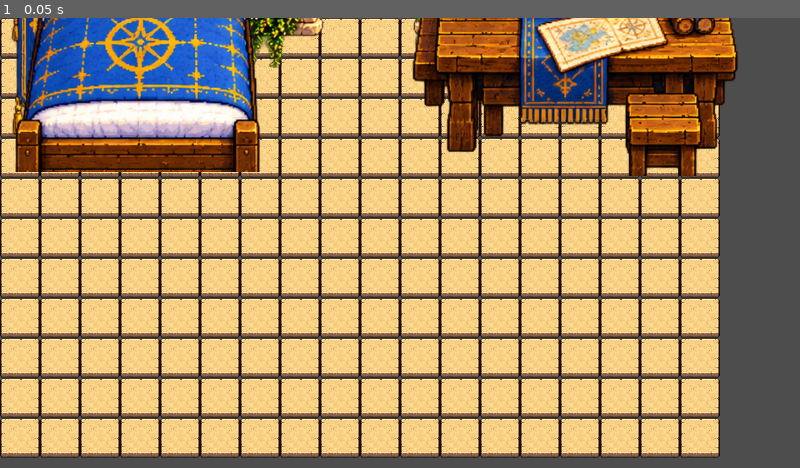
Above: before the commit, frame 1.
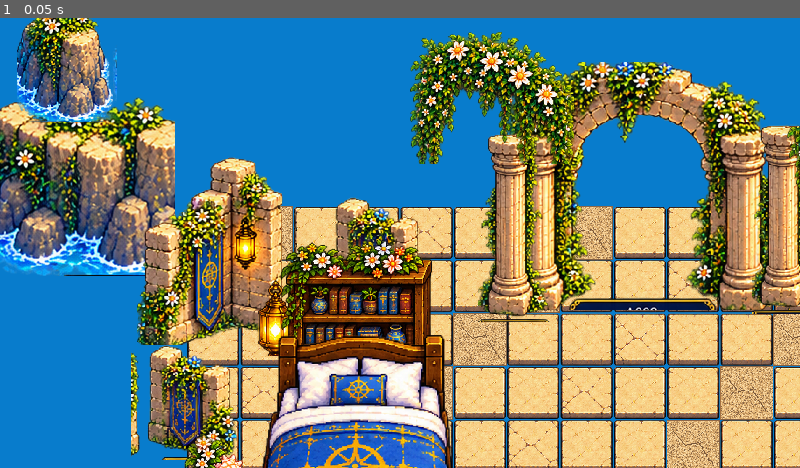
Above: after the commit, the same moment.

Repository: shero92/skl-SF
Game: Godot game, scene res://scenes/main.tscn
The game is run twice, just before and just after one commit, with the same random seed, the same clock (stepped at 60 frames per second) and the same inputs.
Inputs:
- Up to frame 1 (0.05 s): no input

The runs differ from the first frame. In frame 1, 91% of the frame differs, in the area x 0-100%, y 0-100%.

Commit message:
Compose modular seaside hero room from indexed art and configurable collisions

Diff:
--- a/map_factory/rooms/hero_room.json
+++ b/map_factory/rooms/hero_room.json
@@ -1,36 +1,436 @@
 {
   "room_id": "hero_room_01",
-  "tile_size": 48,
+  "description": "Seaside sanctuary starter composition. Existing atlas-cut art is unreviewed; layout is reusable.",
+  "canvas_size": [
+    1536,
+    1024
+  ],
+  "background_color": "#087ccc",
+  "tile_size": 64,
   "size": [
-    18,
-    11
+    17,
+    10
+  ],
+  "ground_offset": [
+    224,
+    226
+  ],
+  "floor_ids": [
+    "F001",
+    "F001",
+    "F002",
+    "F001",
+    "F001",
+    "F003"
+  ],
+  "tile_overrides": [
+    {
+      "x": 4,
+      "y": 5,
+      "id": "F006"
+    },
+    {
+      "x": 12,
+      "y": 5,
+      "id": "F010"
+    }
+  ],
+  "background_objects": [
+    {
+      "id": "E004",
+      "x": 75,
+      "y": 310,
+      "scale": 1.2
+    },
+    {
+      "id": "E001",
+      "x": 1460,
+      "y": 320,
+      "scale": 1.3
+    },
+    {
+      "id": "E005",
+      "x": 1395,
+      "y": 160,
+      "scale": 0.9
+    },
+    {
+      "id": "E002",
+      "x": 80,
+      "y": 125,
+      "scale": 0.8
+    }
+  ],
+  "ground_overlays": [
+    {
+      "id": "F014",
+      "instance_id": "MainCompass",
+      "x": 675,
+      "y": 590,
+      "scale": 0.42
+    },
+    {
+      "id": "P005",
+      "instance_id": "BedRug",
+      "x": 406,
+      "y": 725,
+      "scale": 0.68
+    },
+    {
+      "id": "P005",
+      "instance_id": "DeskRug",
+      "x": 1190,
+      "y": 730,
+      "scale": 0.7
+    }
+  ],
+  "back_objects": [
+    {
+      "id": "A005",
+      "instance_id": "ArchMain",
+      "x": 776,
+      "y": 350,
+      "scale": 1.05
+    },
+    {
+      "id": "W001",
+      "x": 260,
+      "y": 393,
+      "scale": 0.95
+    },
+    {
+      "id": "W003",
+      "x": 450,
+      "y": 352,
+      "scale": 0.9
+    },
+    {
+      "id": "W002",
+      "x": 1160,
+      "y": 352,
+      "scale": 0.9
+    },
+    {
+      "id": "W014",
+      "x": 1335,
+      "y": 420,
+      "scale": 0.95
+    },
+    {
+      "id": "W015",
+      "x": 222,
+      "y": 530,
+      "scale": 0.88
+    },
+    {
+      "id": "W015",
+      "x": 1332,
+      "y": 520,
+      "scale": 0.88
+    },
+    {
+      "id": "A007",
+      "x": 617,
+      "y": 365,
+      "scale": 0.84
+    },
+    {
+      "id": "A012",
+      "x": 945,
+      "y": 355,
+      "scale": 0.84
+    },
+    {
+      "id": "V001",
+      "x": 590,
+      "y": 175,
+      "scale": 0.64
+    },
+    {
+      "id": "V007",
+      "x": 995,
+      "y": 241,
+      "scale": 0.64
+    },
+    {
+      "id": "D007",
+      "x": 331,
+      "y": 406,
+      "scale": 0.65
+    },
+    {
+      "id": "D007",
+      "x": 1236,
+      "y": 392,
+      "scale": 0.65
+    }
   ],
   "objects": [
     {
       "id": "P001",
-      "x": 165,
-      "y": 185
+      "instance_id": "HeroBed",
+      "x": 423,
+      "y": 674,
+      "scale": 0.87,
+      "collision": {
+        "enabled": true,
+        "size": [
+          184,
+          58
+        ],
+        "offset": [
+          0,
+          -31
+        ]
+      },
+      "shadow": {
+        "type": "bed",
+        "offset_x": 0,
+        "offset_y": -5,
+        "opacity": 0.5
+      }
+    },
+    {
+      "id": "P007",
+      "instance_id": "SideTable",
+      "x": 264,
+      "y": 640,
+      "scale": 0.58,
+      "collision": {
+        "enabled": true,
+        "size": [
+          64,
+          36
+        ],
+        "offset": [
+          0,
+          -20
+        ]
+      }
+    },
+    {
+      "id": "P014",
+      "instance_id": "LeftBookshelf",
+      "x": 428,
+      "y": 438,
+      "scale": 0.62,
+      "collision": {
+        "enabled": true,
+        "size": [
+          138,
+          46
+        ],
+        "offset": [
+          0,
+          -23
+        ]
+      }
+    },
+    {
+      "id": "P015",
+      "instance_id": "RightBookshelf",
+      "x": 1120,
+      "y": 457,
+      "scale": 0.65,
+      "collision": {
+        "enabled": true,
+        "size": [
+          118,
+          42
+        ],
+        "offset": [
+          0,
+          -22
+        ]
+      }
     },
     {
       "id": "P008",
-      "x": 690,
-      "y": 190
-    },
-    {
-      "id": "A001",
-      "x": 440,
-      "y": 60
-    },
-    {
-      "id": "V001",
-      "x": 650,
-      "y": 65
-    },
-    {
-      "id": "D001",
-      "x": 70,
-      "y": 140
-    }
-  ],
-  "notes": "Starter demonstration coordinates. Missing sprites intentionally rendered as placeholders; not a faithful reconstruction yet."
+      "instance_id": "WritingTable",
+      "x": 1120,
+      "y": 705,
+      "scale": 0.86,
+      "collision": {
+        "enabled": true,
+        "size": [
+          205,
+          57
+        ],
+        "offset": [
+          0,
+          -26
+        ]
+      },
+      "shadow": {
+        "type": "table",
+        "offset_x": 8,
+        "offset_y": 0,
+        "opacity": 0.35
+      }
+    },
+    {
+      "id": "O001",
+      "instance_id": "VaseByArch",
+      "x": 1025,
+      "y": 477,
+      "scale": 0.48
+    },
+    {
+      "id": "O019",
+      "instance_id": "Astrolabe",
+      "x": 1258,
+      "y": 485,
+      "scale": 0.55
+    },
+    {
+      "id": "O021",
+      "instance_id": "Shell",
+      "x": 1335,
+      "y": 755,
+      "scale": 0.5
+    },
+    {
+      "id": "P017",
+      "instance_id": "TreasureChest",
+      "x": 1320,
+      "y": 780,
+      "scale": 0.75,
+      "collision": {
+        "enabled": true,
+        "size": [
+          74,
+          40
+        ],
+        "offset": [
+          0,
+          -15
+        ]
+      }
+    },
+    {
+      "id": "V017",
+      "x": 1360,
+      "y": 590,
+      "scale": 0.7
+    },
+    {
+      "id": "V013",
+      "x": 340,
+      "y": 824,
+      "scale": 0.63
+    },
+    {
+      "id": "V020",
+      "x": 1190,
+      "y": 863,
+      "scale": 0.55
+    },
+    {
+      "id": "ST011",
+      "instance_id": "EntrancePillarLeft",
+      "x": 645,
+      "y": 902,
+      "scale": 0.75
+    },
+    {
+      "id": "ST012",
+      "instance_id": "EntrancePillarRight",
+      "x": 875,
+      "y": 902,
+      "scale": 0.75
+    },
+    {
+      "id": "ST013",
+      "instance_id": "FrontParapetLeft",
+      "x": 386,
+      "y": 943,
+      "scale": 0.75
+    },
+    {
+      "id": "ST014",
+      "instance_id": "FrontParapetRight",
+      "x": 1142,
+      "y": 943,
+      "scale": 0.8
+    },
+    {
+      "id": "V004",
+      "x": 320,
+      "y": 850,
+      "scale": 0.8
+    },
+    {
+      "id": "V021",
+      "x": 1060,
+      "y": 875,
+      "scale": 0.62
+    }
+  ],
+  "front_objects": [
+    {
+      "id": "V023",
+      "instance_id": "LowerLeftVines",
+      "x": 300,
+      "y": 940,
+      "scale": 0.83,
+      "z_index": 2
+    },
+    {
+      "id": "V024",
+      "instance_id": "LowerRightVines",
+      "x": 1210,
+      "y": 948,
+      "scale": 0.75,
+      "z_index": 2
+    }
+  ],
+  "player_spawn": [
+    770,
+    720
+  ],
+  "interactions": [
+    {
+      "id": "HeroBed",
+      "x": 425,
+      "y": 660,
+      "radius": 112,
+      "speaker": "Hero",
+      "lines": [
+        "This sanctuary is our home.",
+        "I should get ready before we leave."
+      ]
+    },
+    {
+      "id": "WritingTable",
+      "x": 1080,
+      "y": 710,
+      "radius": 126,
+      "speaker": "Hero",
+      "lines": [
+        "Old maps and notes from our adventures.",
+        "There is still much to explore."
+      ]
+    },
+    {
+      "id": "TreasureChest",
+      "x": 1320,
+      "y": 790,
+      "radius": 108,
+      "speaker": "Hero",
+      "lines": [
+        "A sealed treasure chest.",
+        "We may need a key."
+      ]
+    },
+    {
+      "id": "ArchMain",
+      "x": 770,
+      "y": 375,
+      "radius": 135,
+      "speaker": "Hero",
+      "lines": [
+        "The ocean stretches beyond the ancient arch."
+      ]
+    }
+  ]
 }
--- a/map_factory/scripts/asset_factory.gd
+++ b/map_factory/scripts/asset_factory.gd
@@ -6,53 +6,66 @@
 func _init(source: AssetCatalog) -> void:
     catalog = source
 
-func create_asset(asset_id: String) -> Node2D:
-    var record := catalog.get_asset(asset_id)
+func create_asset(asset_id: String, options: Dictionary = {}) -> Node2D:
+    var record: Dictionary = catalog.get_asset(asset_id)
     var root := Node2D.new()
     root.name = asset_id
     if record.is_empty():
         push_warning("Unknown asset: " + asset_id)
         _placeholder(root, asset_id, Vector2(32, 32))
         return root
-    var size_data: Array = record.get("pixel_size", [32, 32])
-    var size := Vector2(float(size_data[0]), float(size_data[1]))
+    var pixel_size: Array = record.get("pixel_size", [64, 64])
+    var size := Vector2(float(pixel_size[0]), float(pixel_size[1]))
     var path := String(record.get("texture_path", ""))
     if path != "" and ResourceLoader.exists(path):
         var sprite := Sprite2D.new()
         sprite.name = "Visual"
-        sprite.texture = load(path)
+        sprite.texture = load(path) as Texture2D
+        sprite.texture_filter = CanvasItem.TEXTURE_FILTER_NEAREST
         sprite.centered = false
         var origin: Array = record.get("origin", [0, 0])
         sprite.position = -Vector2(float(origin[0]), float(origin[1]))
+        sprite.flip_h = bool(options.get("flip_h", false))
         root.add_child(sprite)
     else:
         _placeholder(root, asset_id, size)
-    var shadow_cfg: Dictionary = record.get("shadow", {"type": "none"})
+
+    var shadow_cfg: Dictionary = record.get("shadow", {"type": "none"}).duplicate(true)
+    if options.has("shadow"):
+        shadow_cfg = options["shadow"]
     if String(shadow_cfg.get("type", "none")) != "none":
         root.add_child(ShadowFactory.create_shadow(shadow_cfg, size))
-    var collision_cfg: Dictionary = record.get("collision", {})
+
+    var collision_cfg: Dictionary = record.get("collision", {}).duplicate(true)
+    if options.has("collision"):
+        collision_cfg = options["collision"]
     if collision_cfg.get("enabled", false):
         var body := StaticBody2D.new()
-        body.name = "Collision"
+        body.name = "SolidFootprint"
         var shape := CollisionShape2D.new()
         var rect := RectangleShape2D.new()
-        var dimensions: Array = collision_cfg.get("size", [32, 16])
+        var dims: Array = collision_cfg.get("size", [32, 16])
         var offset: Array = collision_cfg.get("offset", [0, 0])
-        rect.size = Vector2(float(dimensions[0]), float(dimensions[1]))
+        rect.size = Vector2(float(dims[0]), float(dims[1]))
+        shape.position = Vector2(float(offset[0]), float(offset[1]))
         shape.shape = rect
-        shape.position = Vector2(float(offset[0]), float(offset[1]))
         body.add_child(shape)
         root.add_child(body)
     root.set_meta("asset_id", asset_id)
     root.set_meta("category", String(record.get("category", "")))
+    root.set_meta("review_status", String(record.get("status", "planned")))
     return root
 
 func _placeholder(root: Node2D, asset_id: String, size: Vector2) -> void:
     var poly := Polygon2D.new()
-    poly.polygon = PackedVector2Array([Vector2.ZERO, Vector2(size.x, 0), size, Vector2(0, size.y)])
-    poly.color = Color(0.8, 0.1, 0.65, 0.58)
+    var w := minf(90.0, size.x)
+    var h := minf(90.0, size.y)
+    poly.polygon = PackedVector2Array([Vector2(-w/2.0, -h), Vector2(w/2.0, -h),
+        Vector2(w/2.0, 0), Vector2(-w/2.0, 0)])
+    poly.color = Color(0.80, 0.12, 0.65, 0.7)
     root.add_child(poly)
     var label := Label.new()
-    label.text = asset_id
+    label.text = asset_id + " (draft)"
+    label.position = Vector2(-w / 2.0, -h / 2.0)
     label.add_theme_color_override("font_color", Color.WHITE)
     root.add_child(label)
--- a/map_factory/scripts/room_factory.gd
+++ b/map_factory/scripts/room_factory.gd
@@ -1,6 +1,8 @@
 extends RefCounted
 class_name RoomFactory
 
+## Builds re-usable rooms from catalog IDs. Sprite rendering here is intentionally
+## provisional until the unreviewed concept-sheet sprites pass visual QA.
 var catalog: AssetCatalog
 var assets: AssetFactory
 
@@ -14,46 +16,84 @@
     root.name = "Room"
     parent.add_child(root)
     if not FileAccess.file_exists(path):
-        push_error("Room layout not found: " + path)
+        push_error("Room JSON not found: " + path)
         return root
-    var data: Variant = JSON.parse_string(FileAccess.get_file_as_string(path))
-    if typeof(data) != TYPE_DICTIONARY:
-        push_error("Invalid room layout JSON")
+    var value: Variant = JSON.parse_string(FileAccess.get_file_as_string(path))
+    if typeof(value) != TYPE_DICTIONARY:
+        push_error("Room JSON malformed: " + path)
         return root
-    var tile_size := int(data.get("tile_size", 48))
-    var dimensions: Array = data.get("size", [16, 12])
-    var floor_layer := Node2D.new()
-    floor_layer.name = "Floor"
-    root.add_child(floor_layer)
-    var floor_id := String(data.get("floor_asset_id", "F001"))
-    var floor_data: Dictionary = catalog.get_asset(floor_id)
-    var tex_path := String(floor_data.get("texture_path", ""))
-    var floor_texture: Texture2D = null
-    if tex_path != "" and ResourceLoader.exists(tex_path):
-        floor_texture = load(tex_path) as Texture2D
-    for y in int(dimensions[1]):
-        for x in int(dimensions[0]):
-            if floor_texture != null:
-                var sprite := Sprite2D.new()
-                sprite.texture = floor_texture
-                sprite.centered = false
-                sprite.texture_filter = CanvasItem.TEXTURE_FILTER_NEAREST
-                sprite.position = Vector2(x * tile_size, y * tile_size)
-                sprite.scale = Vector2(float(tile_size) / floor_texture.get_width(), float(tile_size) / floor_texture.get_height())
-                floor_layer.add_child(sprite)
-            else:
-                var rect := Polygon2D.new()
-                var t := float(tile_size)
-                rect.polygon = PackedVector2Array([Vector2.ZERO, Vector2(t, 0), Vector2(t, t), Vector2(0, t)])
-                rect.position = Vector2(x * tile_size, y * tile_size)
-                rect.color = Color("#e8bf83") if (x + y) % 2 == 0 else Color("#dfb379")
-                floor_layer.add_child(rect)
-    var object_layer := Node2D.new()
-    object_layer.name = "Entities"
-    object_layer.y_sort_enabled = true
-    root.add_child(object_layer)
-    for item in data.get("objects", []):
-        var node := assets.create_asset(String(item.get("id", "")))
+    var data: Dictionary = value
+    var backdrop := Polygon2D.new()
+    backdrop.name = "OceanTemporaryColor"
+    var canvas: Array = data.get("canvas_size", [1536, 1024])
+    backdrop.polygon = PackedVector2Array([Vector2.ZERO, Vector2(float(canvas[0]), 0),
+        Vector2(float(canvas[0]), float(canvas[1])), Vector2(0, float(canvas[1]))])
+    backdrop.color = Color(String(data.get("background_color", "#087ac6")))
+    root.add_child(backdrop)
+
+    _place_group(data.get("background_objects", []), root, "DistantRuins", false)
+    var ground := Node2D.new()
+    ground.name = "Ground"
+    root.add_child(ground)
+    _paint_ground(data, ground)
+    _place_group(data.get("ground_overlays", []), root, "GroundOverlays", false)
+    _place_group(data.get("back_objects", []), root, "RearArchitecture", false)
+    _place_group(data.get("objects", []), root, "Entities", true)
+    _place_group(data.get("front_objects", []), root, "FrontDecorations", false)
+    return root
+
+func _paint_ground(data: Dictionary, target: Node2D) -> void:
+    var size: Array = data.get("size", [17, 10])
+    var offset: Array = data.get("ground_offset", [220, 225])
+    var tile_size := int(data.get("tile_size", 64))
+    var floor_ids: Array = data.get("floor_ids", ["F001", "F002"])
+    var override_map: Dictionary = {}
+    for entry in data.get("tile_overrides", []):
+        override_map[str(entry.get("x", 0)) + ":" + str(entry.get("y", 0))] = String(entry.get("id", "F001"))
+    for y in int(size[1]):
+        for x in int(size[0]):
+            var asset_id := String(floor_ids[(x * 17 + y * 11) % floor_ids.size()])
+            var key := str(x) + ":" + str(y)
+            if override_map.has(key):
+                asset_id = String(override_map[key])
+            var record: Dictionary = catalog.get_asset(asset_id)
+            var path := String(record.get("texture_path", ""))
+            var pos := Vector2(float(offset[0]) + x * tile_size, float(offset[1]) + y * tile_size)
+            if path != "" and ResourceLoader.exists(path):
+                var texture := load(path) as Texture2D
+                if texture != null:
+                    var sprite := Sprite2D.new()
+                    sprite.name = asset_id
+                    sprite.centered = false
+                    sprite.texture_filter = CanvasItem.TEXTURE_FILTER_NEAREST
+                    sprite.texture = texture
+                    sprite.position = pos
+                    sprite.scale = Vector2(float(tile_size) / texture.get_width(), float(tile_size) / texture.get_height())
+                    target.add_child(sprite)
+                    continue
+            var fallback := Polygon2D.new()
+            var t := float(tile_size)
+            fallback.polygon = PackedVector2Array([Vector2.ZERO, Vector2(t, 0), Vector2(t, t), Vector2(0, t)])
+            fallback.color = Color("#d9ad73") if (x + y) % 2 else Color("#edc792")
+            fallback.position = pos
+            target.add_child(fallback)
+
+func _place_group(entries: Array, parent: Node2D, name: String, use_y_sort: bool) -> void:
+    var group := Node2D.new()
+    group.name = name
+    group.y_sort_enabled = use_y_sort
+    parent.add_child(group)
+    for item in entries:
+        if typeof(item) != TYPE_DICTIONARY:
+            continue
+        var asset_id := String(item.get("id", ""))
+        if catalog.get_asset(asset_id).is_empty():
+            push_warning("Unknown asset in room layout: " + asset_id)
+            continue
+        var node := assets.create_asset(asset_id, item)
+        node.name = String(item.get("instance_id", asset_id))
         node.position = Vector2(float(item.get("x", 0)), float(item.get("y", 0)))
-        object_layer.add_child(node)
-    return root
+        var s := float(item.get("scale", 1.0))
+        node.scale = Vector2(s, s)
+        node.z_index = int(item.get("z_index", 0))
+        group.add_child(node)
Not shown, added: map_factory/rooms/HERO_ROOM_NOTES.md
